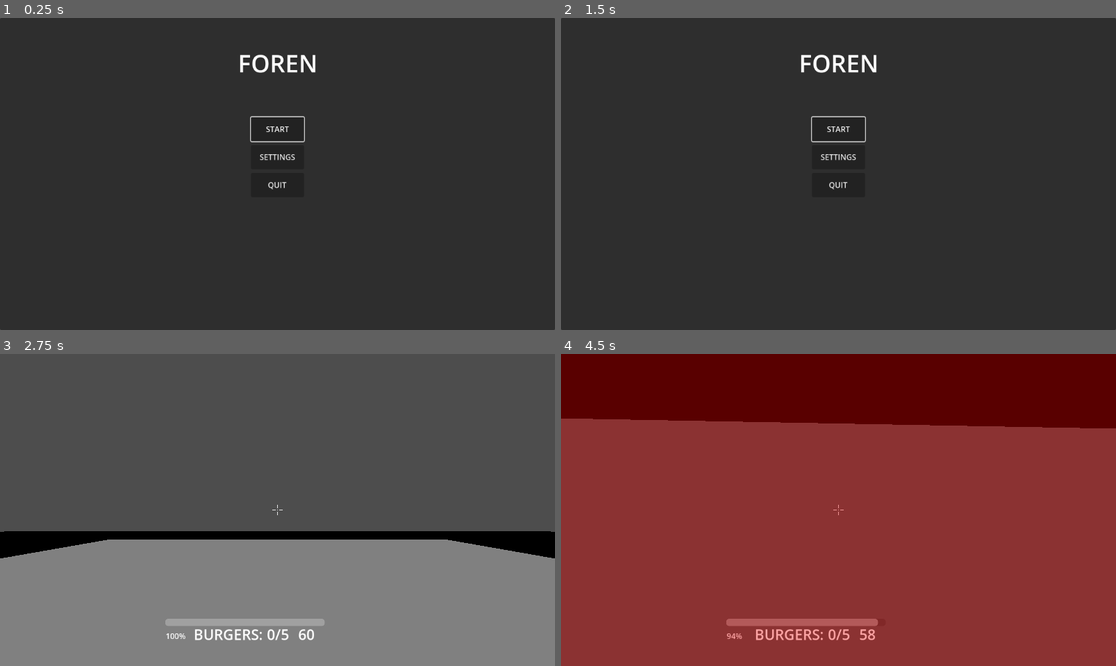
Above: before the commit, frames 1-4 (two rows, left to right).
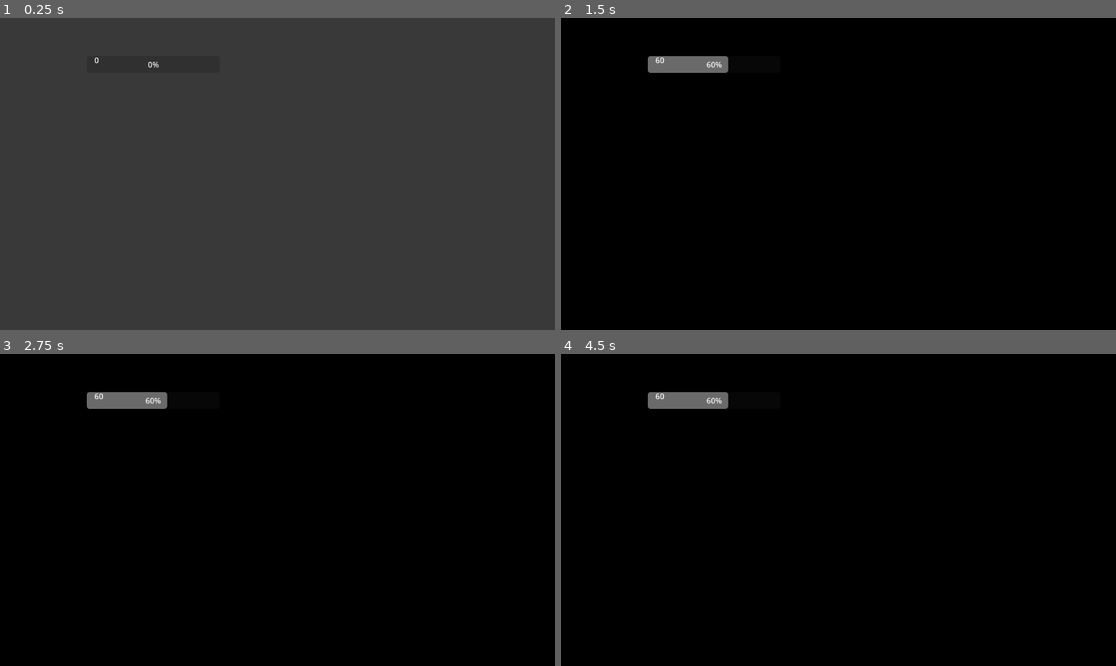
Above: after the commit, the same moments.

Repository: Gablinski/Foren
Game: Godot game, scene res://boot.tscn
Two runs of this game, one before a commit and one after it. Both use one fixed random seed, a clock stepped at 60 frames per second and the inputs below. Before the commit the project starts from res://main_menu.tscn.
Inputs (mouse positions are in pixels of both pictures, inside the frame that each line leads up to):
- Up to frame 1 (0.25 s): no input
- Up to frame 2 (1.5 s): click (838, 158) at 0.5 s, where only the run before the commit has a clickable "SETTINGS"; click (1088, 314) at 1.25 s, where only the run before the commit has a clickable "BACK"
- Up to frame 3 (2.75 s): click (277, 466) at 2 s, where only the run before the commit has a clickable "START"
- Up to frame 4 (4.5 s): tap Enter at 2.75 s; move the mouse to (866, 510) at 2.77 s; hold W (move_forward) from 2.78 s (still down); tap Q (dash) at 2.85, 3.6, 4.35 s; tap Space (jump) at 3.02, 3.77 s; move the mouse to (810, 510) at 3.52 s; move the mouse to (849, 503) at 4.27 s

The runs differ from the first frame. In frame 1, 0.7% of the frame differs, in the area x 17-57%, y 11-56%; in frame 2, 100%; in frame 3, 96%; in frame 4, 100%, in the area x 0-100%, y 0-100%.

Commit message:
TUNTGUNTGUNTTURNTFORSEN

Diff:
--- a/autoload/scene_loader.gd
+++ b/autoload/scene_loader.gd
@@ -3,8 +3,9 @@
 signal progress_changed(value: float)
 signal load_finished
 
-const LOADING_SHORT : PackedScene = preload("res://loading_screen_short.tscn")
-const LOADING_LONG  : PackedScene = preload("res://loading_screen_long.tscn")
+const LOADING_SHORT     : PackedScene = preload("res://loading_screen_short.tscn")
+const LOADING_LONG      : PackedScene = preload("res://loading_screen_long.tscn")
+const PREGAME_LOADING   : PackedScene = preload("res://pregame_loading.tscn")
 
 var scene_path : String = ""
 var previous_scene : String = ""
@@ -12,14 +13,25 @@
 var use_sub_threads : bool = true
 
 func _ready() -> void:
+	process_mode = Node.PROCESS_MODE_ALWAYS
 	set_process(false)
 
-func load_scene(_scene_path: String, long_transition: bool = false) -> void:
+func load_scene(_scene_path: String, transition_type: String = "short") -> void:
 	previous_scene = get_tree().current_scene.scene_file_path
 	scene_path = _scene_path
-	var loading_screen : PackedScene = LOADING_LONG if long_transition else LOADING_SHORT
+	var loading_screen : PackedScene
+	match transition_type:
+		"short":
+			loading_screen = LOADING_SHORT
+		"long":
+			loading_screen = LOADING_LONG
+		"pregame":
+			loading_screen = PREGAME_LOADING
+		_:
+			loading_screen = LOADING_SHORT
 	var new_load_screen := loading_screen.instantiate()
 	add_child(new_load_screen)
+	new_load_screen.process_mode = Node.PROCESS_MODE_ALWAYS
 	progress_changed.connect(new_load_screen.on_progress_changed)
 	load_finished.connect(new_load_screen.on_load_finished)
 	await new_load_screen.loading_screen_ready
@@ -30,12 +42,12 @@
 		load_scene(previous_scene)
 
 func _start_load() -> void:
-	var state := ResourceLoader.load_threaded_request(scene_path, "", use_sub_threads)
+	var state : Error = ResourceLoader.load_threaded_request(scene_path, "", use_sub_threads)
 	if state == OK:
 		set_process(true)
 
 func _process(_delta: float) -> void:
-	var status := ResourceLoader.load_threaded_get_status(scene_path, progress)
+	var status : int = ResourceLoader.load_threaded_get_status(scene_path, progress)
 	progress_changed.emit(progress[0])
 	match status:
 		ResourceLoader.THREAD_LOAD_FAILED, ResourceLoader.THREAD_LOAD_INVALID_RESOURCE:
--- /dev/null
+++ b/boot.gd
@@ -0,0 +1,4 @@
+extends Node
+
+func _ready() -> void:
+	SceneLoader.load_scene("res://credits.tscn", "long")
--- /dev/null
+++ b/boot.tscn
@@ -0,0 +1,6 @@
+[gd_scene format=3 uid="uid://p8t2lexn5j67"]
+
+[ext_resource type="Script" uid="uid://cke2pg4kv28qi" path="res://boot.gd" id="1_hjvc4"]
+
+[node name="Boot" type="Node" unique_id=1519957470]
+script = ExtResource("1_hjvc4")
--- a/credits.tscn
+++ b/credits.tscn
@@ -9,10 +9,25 @@
 tracks/0/interp = 1
 tracks/0/loop_wrap = true
 tracks/0/keys = {
-"times": PackedFloat32Array(),
-"transitions": PackedFloat32Array(),
+"times": PackedFloat32Array(0, 0.5),
+"transitions": PackedFloat32Array(1, 1),
 "update": 0,
-"values": []
+"values": [Color(1, 1, 1, 0), Color(1, 1, 1, 1)]
+}
+
+[sub_resource type="Animation" id="Animation_c1t8d"]
+resource_name = "FadeOut"
+tracks/0/type = "value"
+tracks/0/imported = false
+tracks/0/enabled = true
+tracks/0/path = NodePath("TextureRect:modulate")
+tracks/0/interp = 1
+tracks/0/loop_wrap = true
+tracks/0/keys = {
+"times": PackedFloat32Array(0, 0.5),
+"transitions": PackedFloat32Array(1, 1),
+"update": 0,
+"values": [Color(1, 1, 1, 1), Color(1, 1, 1, 0)]
 }
 
 [sub_resource type="Animation" id="Animation_nm7lk"]
@@ -33,6 +48,7 @@
 [sub_resource type="AnimationLibrary" id="AnimationLibrary_c1t8d"]
 _data = {
 &"FadeIn": SubResource("Animation_t5rx0"),
+&"FadeOut": SubResource("Animation_c1t8d"),
 &"RESET": SubResource("Animation_nm7lk")
 }
 
--- a/main_menu.gd
+++ b/main_menu.gd
@@ -2,7 +2,6 @@
 
 @export var game_scene     : String = "res://node_3d.tscn"
 @export var settings_scene : String = "res://settings_menu.tscn"
-
 @onready var start_button    : Button = $Panel/StartButton
 @onready var settings_button : Button = $Panel/SettingsButton
 @onready var quit_button     : Button = $Panel/QuitButton
@@ -16,10 +15,10 @@
 
 func _on_start() -> void:
 	Input.mouse_mode = Input.MOUSE_MODE_CAPTURED
-	get_tree().change_scene_to_file(game_scene)
+	SceneLoader.load_scene(game_scene, "pregame")
 
 func _on_settings() -> void:
-	get_tree().change_scene_to_file(settings_scene)
+	SceneLoader.load_scene(settings_scene, "short")
 
 func _on_quit() -> void:
 	get_tree().quit()
--- a/pause_menu.gd
+++ b/pause_menu.gd
@@ -68,10 +68,9 @@
 func _on_restart() -> void:
 	get_tree().paused = false
 	Input.mouse_mode = Input.MOUSE_MODE_CAPTURED
-	get_tree().reload_current_scene()
+	SceneLoader.load_scene(get_tree().current_scene.scene_file_path, "short")
 
 func _on_quit() -> void:
-	print("quit")
 	get_tree().paused = false
 	Input.mouse_mode = Input.MOUSE_MODE_VISIBLE
-	get_tree().change_scene_to_file(main_menu_scene)
+	SceneLoader.load_scene(main_menu_scene, "short")
--- a/project.godot
+++ b/project.godot
@@ -11,7 +11,7 @@
 [application]
 
 config/name="Foren"
-run/main_scene="uid://dod5gtapxv4v"
+run/main_scene="uid://p8t2lexn5j67"
 config/features=PackedStringArray("4.7", "Forward Plus")
 config/icon="res://icon.svg"
 
--- a/settings_menu.gd
+++ b/settings_menu.gd
@@ -1,6 +1,5 @@
 ## For now just a placeholder with a back button.
 ## Add sliders, toggles etc. here later.
-
 extends CanvasLayer
 
 @export var main_menu_scene : String = "res://main_menu.tscn"
@@ -13,4 +12,4 @@
 	back_button.grab_focus()
 
 func _on_back() -> void:
-	get_tree().change_scene_to_file(main_menu_scene)
+	SceneLoader.load_scene(main_menu_scene, "short")
--- a/win_lose_green.gd
+++ b/win_lose_green.gd
@@ -72,9 +72,9 @@
 func _on_restart() -> void:
 	get_tree().paused = false
 	Input.mouse_mode = Input.MOUSE_MODE_CAPTURED
-	get_tree().reload_current_scene()
+	SceneLoader.load_scene(get_tree().current_scene.scene_file_path, "short")
 
 func _on_quit() -> void:
 	get_tree().paused = false
 	Input.mouse_mode = Input.MOUSE_MODE_VISIBLE
-	get_tree().change_scene_to_file(main_menu_scene)
+	SceneLoader.load_scene(main_menu_scene, "short")
Not shown, added: boot.gd.uid
